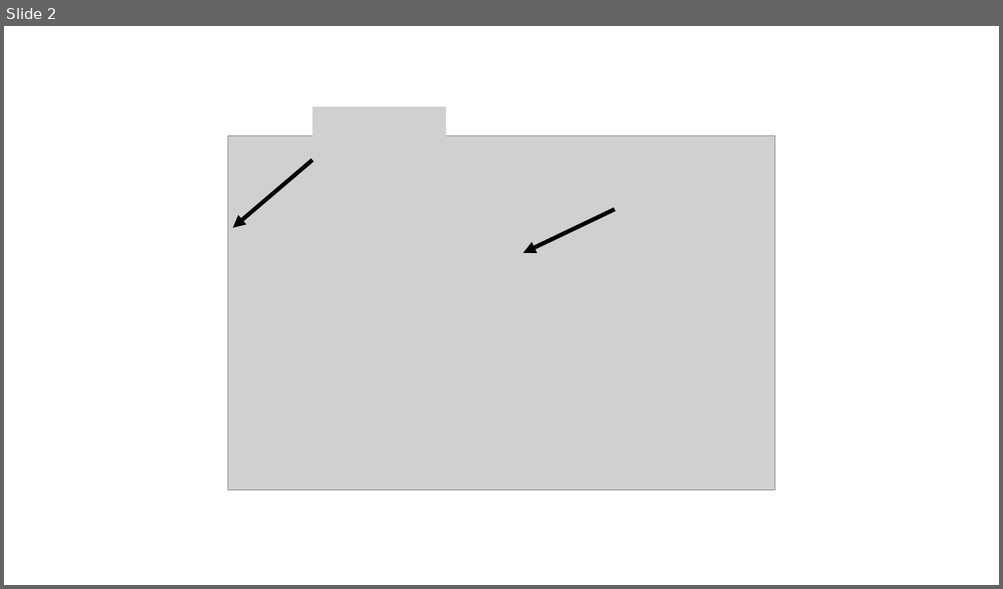
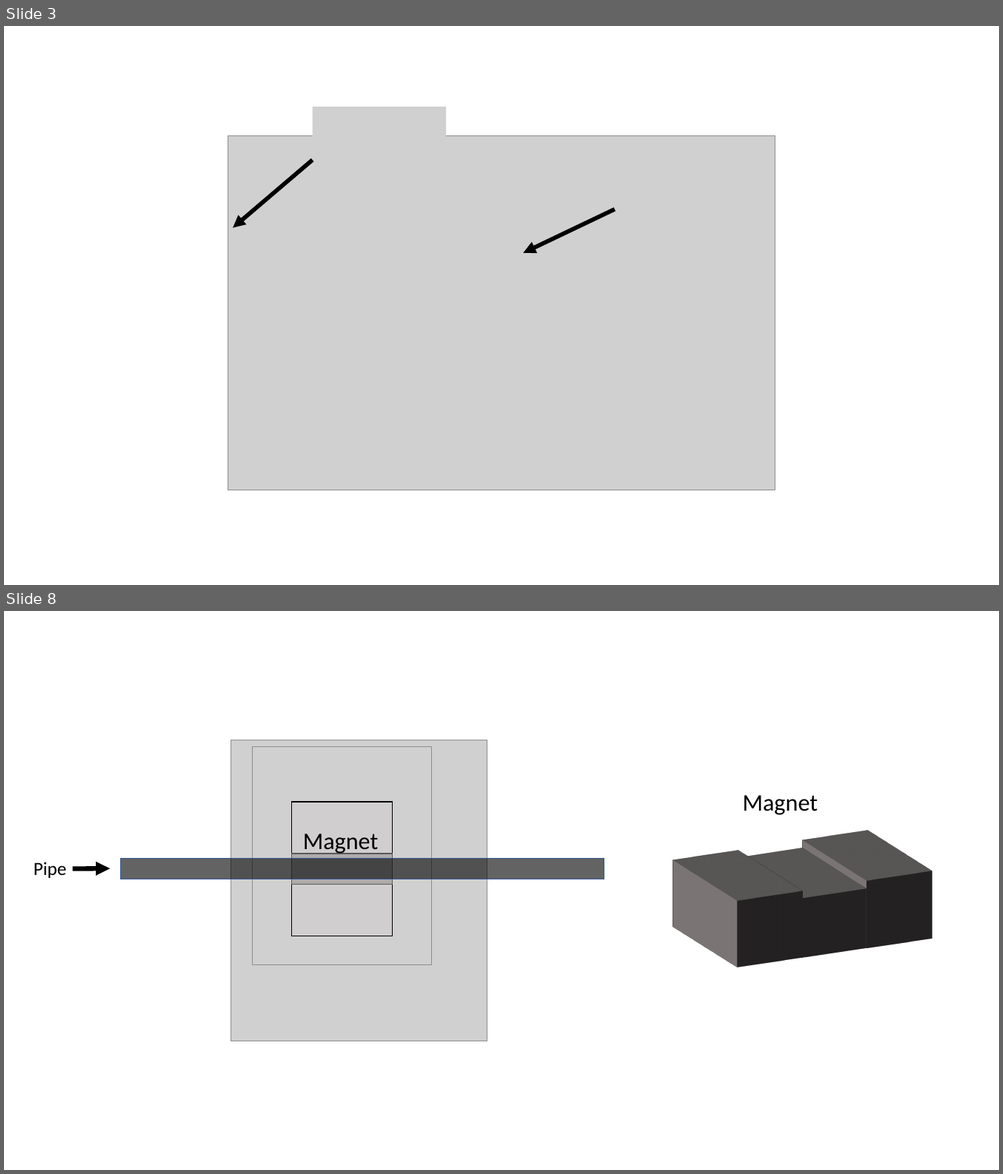
Before and after one commit to dmorin98/MRI-Research---Flow-Measurements-with-Low-Field, a slide deck: Figures/Figure.pptx. Shown one above the other, each under a label of ours: slide 2 before the commit, slides 3 and 8 after it; the slides between them are not shown. The pictures are 1003x589 and 1003x1174 pixels, drawn with LibreOffice and Linux fonts; fonts in the diff are those of the drawing; grey boxes stand for pictures. Boxes give left, top, right and bottom in pixels: in the first picture for what was removed or moved away, otherwise in the second. Text is boxed around its words. In the diff, an @@ line names an element or a change of style, - is before the commit and + after.

```diff
--- a/Figures/Figure.pptx
+++ b/Figures/Figure.pptx
@@ slide 8 added at <box>4,611,999,1170</box>, background #FFFFFF @@
@@ picture added at <box>231,740,487,1042</box> @@
@@ picture added at <box>253,747,432,965</box> @@
@@ rectangle added at <box>291,802,392,854</box>, fill #D0CECE, outline #000000 1 pt @@
@@ text added at <box>743,795,818,815</box>, 23 pt, text #000000 @@
+Magnet
@@ rectangle added at <box>291,854,392,885</box>, fill #AFABAB, outline #595959 1 pt @@
@@ text added at <box>303,834,378,854</box>, 23 pt, text #000000 @@
+Magnet
@@ text added at <box>34,862,67,878</box>, 18 pt, text #000000 @@
+Pipe
@@ arrow added from (73, 869) to (110, 869), #000000 4.5 pt @@
@@ rectangle added at <box>120,859,604,879</box>, fill #080808 at 63% opacity, outline #325491 1 pt @@
@@ rectangle added at <box>761,859,908,930</box>, fill #767171, outline #767171 1 pt @@
@@ rectangle added at <box>291,885,392,937</box>, fill #D0CECE, outline #000000 1 pt @@
@@ rectangle added at <box>632,879,779,949</box>, fill #767171, outline #767171 1 pt @@
@@ rectangle added at <box>697,877,842,940</box>, fill #767171, outline #767171 1 pt @@
@@ what was slide 2 is now slide 3 @@
```
Also in this commit, not shown: 7 other slides added, 30 other files.
